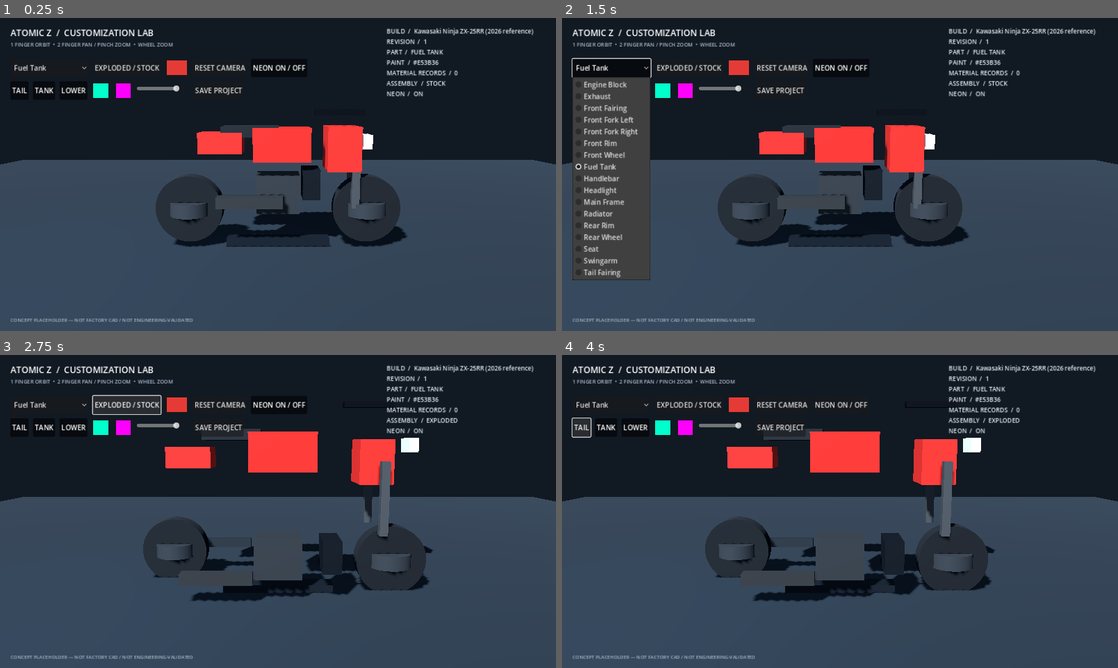
Above: before the commit, frames 1-4 (two rows, left to right).
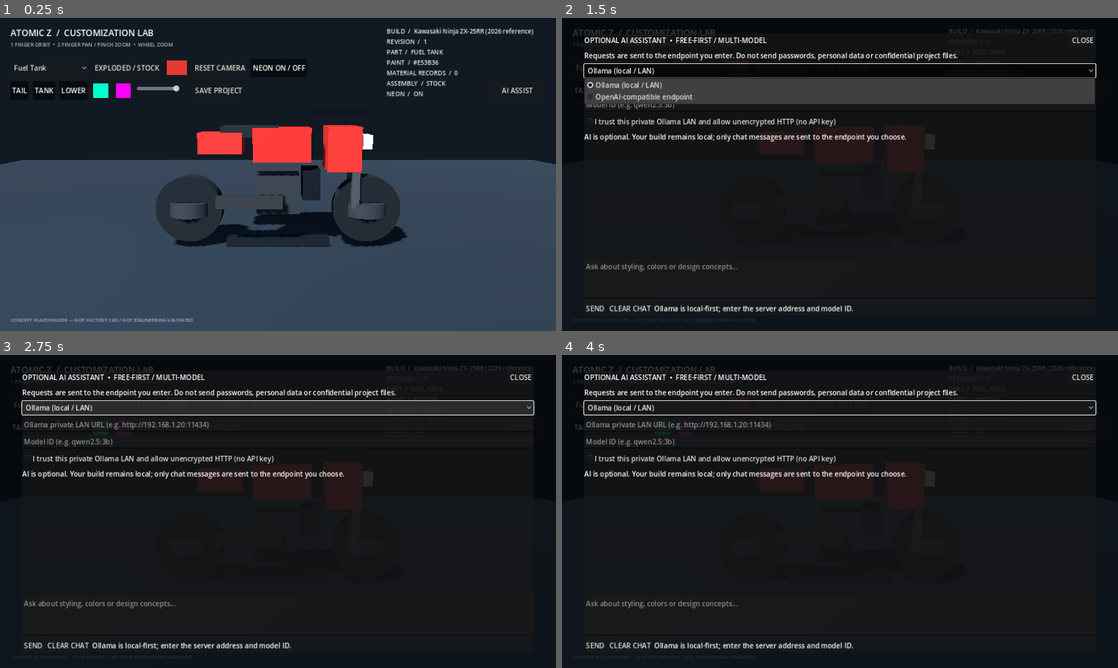
Above: after the commit, the same moments.

Repository: metsam-mastem/Atomic-Z-Customi-Z
Game: Godot game, scene res://scenes/main.tscn
Same seed, same stepped clock (60 frames per second), same inputs: the game is played once before the commit and once after it.
Inputs (mouse positions are in pixels of both pictures, inside the frame that each line leads up to):
- Up to frame 1 (0.25 s): no input
- Up to frame 2 (1.5 s): click (1079, 89) at 0.5 s, where only the run after the commit has a clickable "AI ASSIST"; click "Fuel Tank" at 1.25 s
- Up to frame 3 (2.75 s): click "EXPLODED / STOCK" at 2 s
- Up to frame 4 (4 s): click "NEON ON / OFF" at 2.75 s; click "TAIL" at 3.5 s

The runs differ from the first frame. In frame 1, less than 0.1% of the frame differs, in the area x 90-96%, y 22-25%; in frame 2, 71%, in the area x 0-100%, y 3-100%; in frame 3, 63%; in frame 4, 62%.

Commit message:
feat(ai): lazy-load assistant from integrated garage HUD

Diff:
--- a/scripts/main.gd
+++ b/scripts/main.gd
@@ -6,6 +6,7 @@
 const BuildDocumentScript = preload("res://scripts/build_document.gd")
 const BuildDocumentStoreScript = preload("res://scripts/build_document_store.gd")
 const GarageTouchGesturesScript = preload("res://scripts/garage_touch_gestures.gd")
+const AIChatOverlayScript = preload("res://scripts/ai_chat_overlay.gd")
 
 var _bike
 var _camera: Camera3D
@@ -23,6 +24,7 @@
 var _orbit_distance := 5.3
 var _camera_target_offset := Vector3.ZERO
 var _touch_gestures
+var _ai_overlay: CanvasLayer
 var _dragging := false
 var _last_pointer := Vector2.ZERO
 
@@ -210,6 +212,19 @@
 	_build_summary_label.modulate = Color("#e6edf5")
 	_build_summary_label.autowrap_mode = TextServer.AUTOWRAP_WORD_SMART
 	root.add_child(_build_summary_label)
+
+	var ai_button := Button.new()
+	ai_button.name = "AIAssistantButton"
+	ai_button.text = "AI ASSIST"
+	ai_button.anchor_left = 1.0
+	ai_button.anchor_right = 1.0
+	ai_button.offset_left = -154.0
+	ai_button.offset_right = -24.0
+	ai_button.offset_top = 146.0
+	ai_button.offset_bottom = 188.0
+	ai_button.tooltip_text = "Open the optional multi-model AI assistant"
+	ai_button.pressed.connect(_open_ai_assistant)
+	root.add_child(ai_button)
 	_refresh_build_summary()
 
 func _on_toggle_assembly() -> void:
@@ -396,6 +411,13 @@
 	var neon_state := "ON" if bool(_build_document.get("render", {}).get("neon_enabled", true)) else "OFF"
 	_build_summary_label.text = "BUILD  /  %s\nREVISION  /  %s\nPART  /  %s\nPAINT  /  %s\nMATERIAL RECORDS  /  %d\nASSEMB …(229 unchanged characters)…
 
+func _open_ai_assistant() -> void:
+	if not is_instance_valid(_ai_overlay):
+		_ai_overlay = AIChatOverlayScript.new()
+		_ai_overlay.name = "OptionalAIAssistant"
+		add_child(_ai_overlay)
+	_ai_overlay.open_panel()
+
 func get_build_document_snapshot() -> Dictionary:
 	return _build_document.duplicate(true)
 
